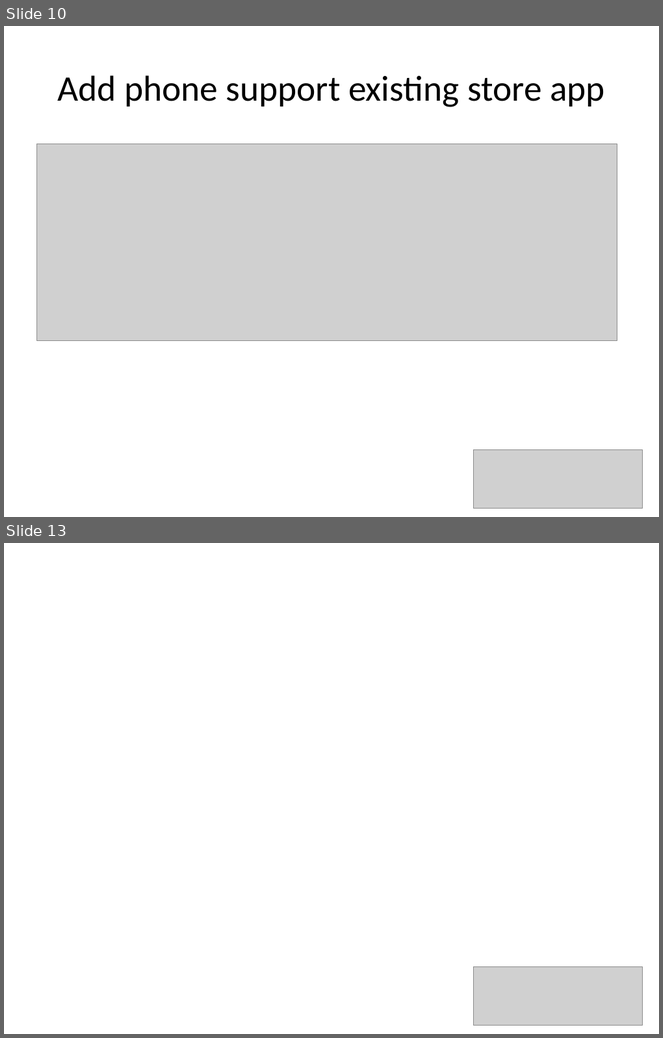
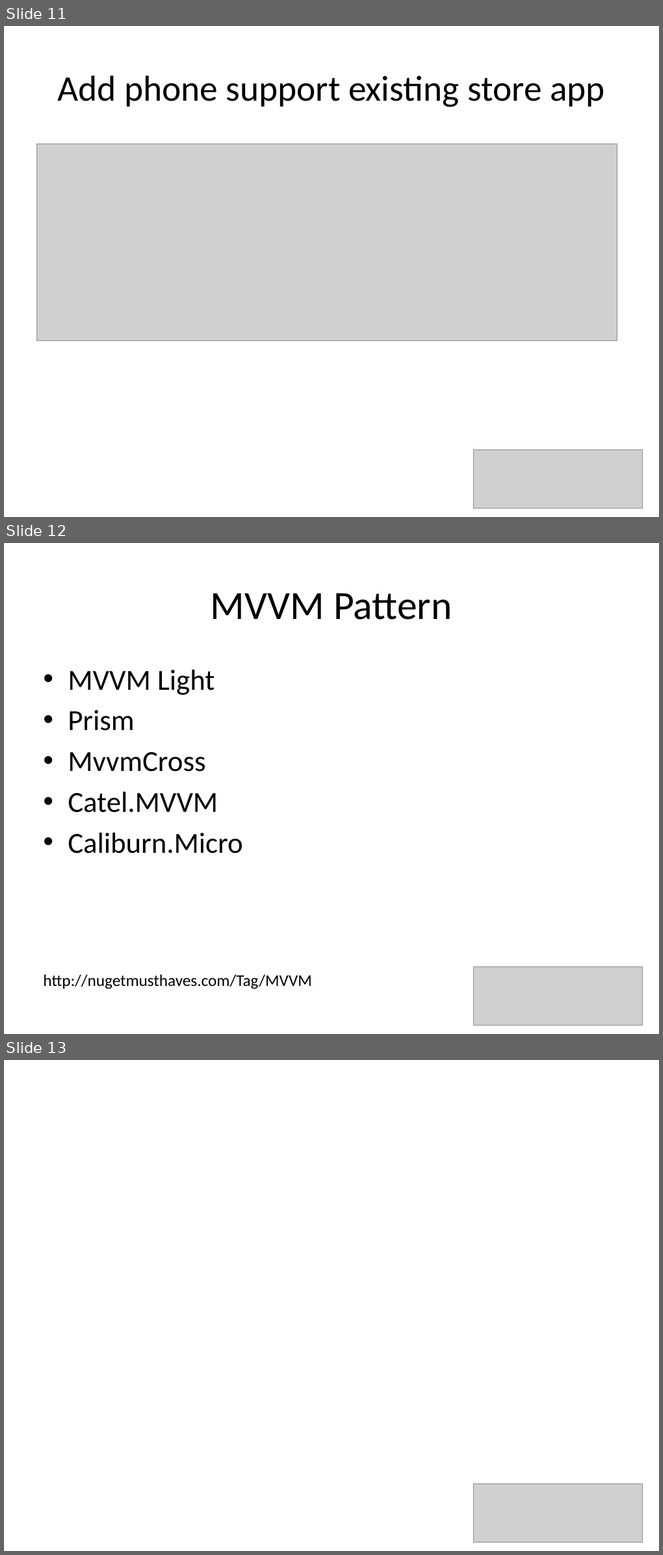
Before and after one commit to underhilld2/UniversalAppPortalClassLibraries, a slide deck: ReCon2014_UniversalAppPortalClassLibraries_Light.pptx. Shown one above the other, each under a label of ours: slides 10 and 13 before the commit, slides 11, 12 and 13 after it; the slides between them are not shown. The pictures are 663x1038 and 663x1555 pixels, drawn with LibreOffice and Linux fonts; fonts in the diff are those of the drawing; grey boxes stand for pictures. Boxes give left, top, right and bottom in pixels: in the first picture for what was removed or moved away, otherwise in the second. Text is boxed around its words. In the diff, an @@ line names an element or a change of style, - is before the commit and + after.

Commit message:
+MVVM light

```diff
--- a/ReCon2014_UniversalAppPortalClassLibraries_Light.pptx
+++ b/ReCon2014_UniversalAppPortalClassLibraries_Light.pptx
@@ slide 12 added at (4, 543, 659, 1034), background #FFFFFF @@
@@ title added at (211, 593, 452, 620), 44 pt, text #000000 @@
+MVVM Pattern
@@ text added at (68, 670, 243, 854), 32 pt, text #000000 @@
+• MVVM Light
+• Prism
+• MvvmCross
+• Catel.MVVM
+• Caliburn.Micro
@@ picture added at (474, 967, 643, 1026) @@
@@ text added at (43, 975, 312, 990), 18 pt, text #000000 @@
+http://nugetmusthaves.com/Tag/MVVM
@@ what was slide 10 is now slide 11 @@
```
Also in this commit, not shown: 2 slides changed, 1 other slide added, 2 slides removed, 8 other files.
